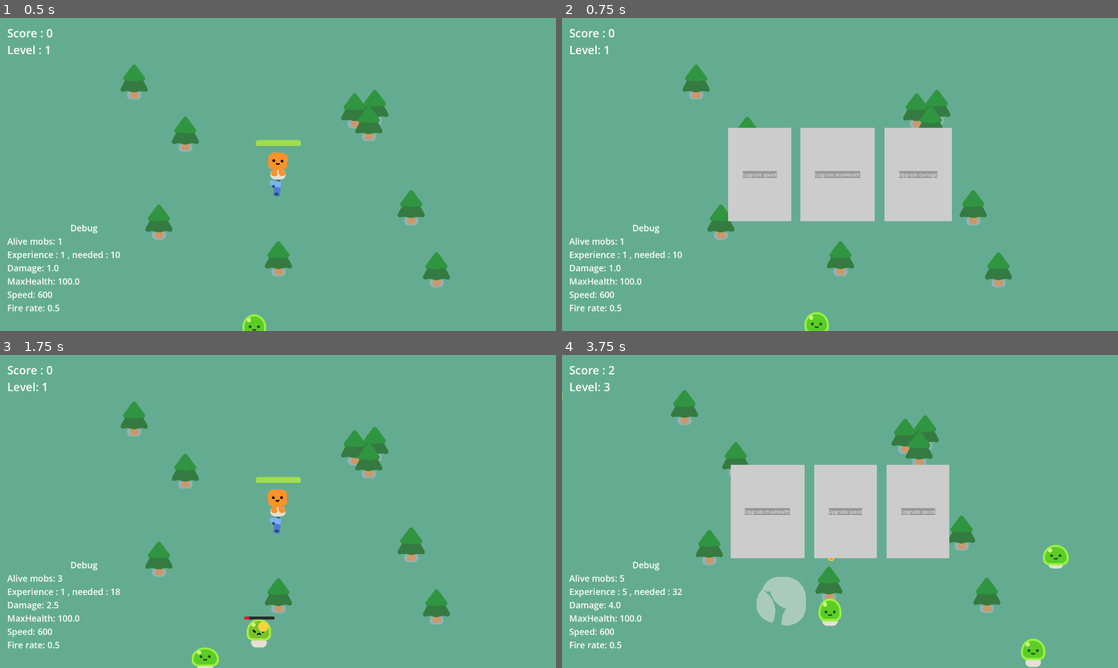
Above: before the commit, frames 1-4 (two rows, left to right).
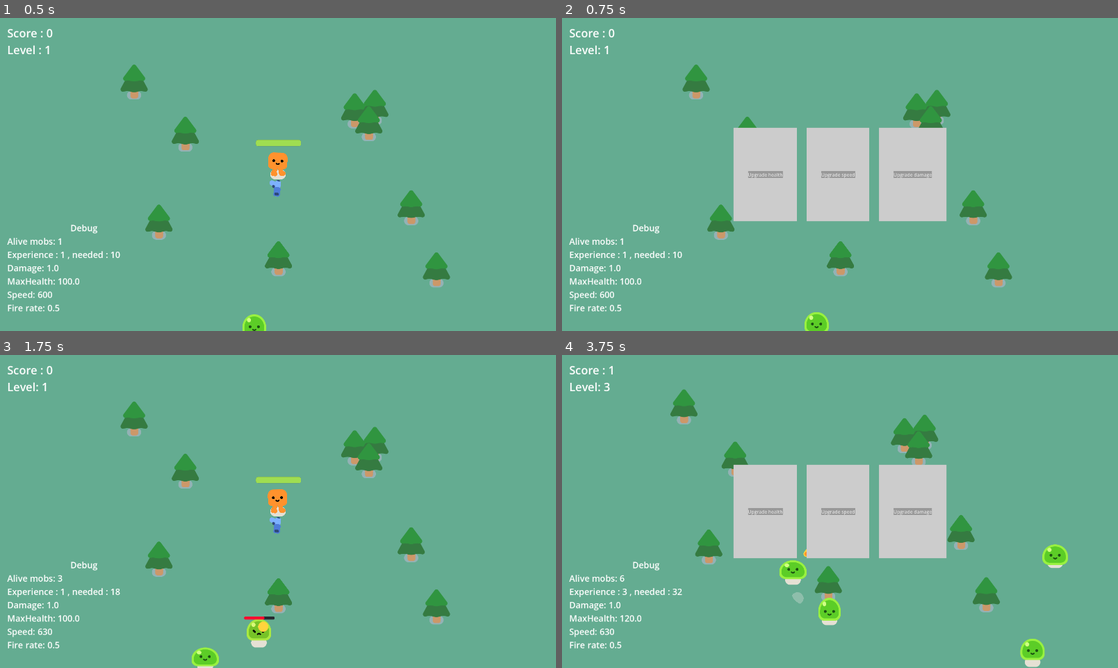
Above: after the commit, the same moments.

Repository: jardelguim/your-first-2d-game-GDQUEST
Game: Godot game, scene res://scenes/game.tscn
Two runs of this game, one before a commit and one after it. Both use one fixed random seed, a clock stepped at 60 frames per second and the inputs below.
Inputs (mouse positions are in pixels of both pictures, inside the frame that each line leads up to):
- Up to frame 1 (0.5 s): no input
- Up to frame 2 (0.75 s): tap Enter (enter) at 0.5, 0.6 s; hold D (move_right) from 0.53 s (still down)
- Up to frame 3 (1.75 s): release D (move_right) at 1.25 s; click "Upgrade speed" at 1.25 s
- Up to frame 4 (3.75 s): hold S (move_down) 2.03-2.75 s; tap Enter (enter) at 2.1, 3.6 s; click (767, 511) at 2.75 s, where only the run after the commit has a clickable "Upgrade health"; hold D (move_right) from 3.53 s (still down)

Frame 1 is identical in both runs. In frame 2, 2.0% of the frame differs, in the area x 29-71%, y 35-65%; in frame 3, less than 0.1%; in frame 4, 4.0%, in the area x 0-92%, y 3-100%.

Commit message:
upgrade system

Diff:
--- a/scenes/hud.tscn
+++ b/scenes/hud.tscn
@@ -47,22 +47,6 @@
 grow_vertical = 2
 theme_override_constants/separation = 33
 
-[node name="UpgradeButton1" type="Button" parent="UpgradeContainer" unique_id=2142544127]
-layout_mode = 2
-size_flags_horizontal = 4
-theme_override_styles/normal = ExtResource("2_5ysmq")
-text = "Upgrade damage"
-
-[node name="UpgradeButton2" type="Button" parent="UpgradeContainer" unique_id=1194538721]
-layout_mode = 2
-theme_override_styles/normal = ExtResource("2_5ysmq")
-text = "Upgrade health"
-
-[node name="UpgradeButton3" type="Button" parent="UpgradeContainer" unique_id=514683087]
-layout_mode = 2
-theme_override_styles/normal = ExtResource("2_5ysmq")
-text = "Upgrade speed"
-
 [node name="LabelContainer" type="VBoxContainer" parent="." unique_id=2028767810]
 layout_mode = 0
 offset_left = 25.0
@@ -81,6 +65,7 @@
 text = "Level : 1"
 
 [node name="PauseMarginContainer" type="MarginContainer" parent="." unique_id=569347867]
+visible = false
 layout_mode = 1
 anchors_preset = 8
 anchor_left = 0.5
@@ -167,8 +152,49 @@
 theme_override_font_sizes/font_size = 30
 text = "Experience : 00 , needed : 00"
 
-[connection signal="pressed" from="UpgradeContainer/UpgradeButton1" to="." method="_on_upgrade_button_1_pressed"]
-[connection signal="pressed" from="UpgradeContainer/UpgradeButton2" to="." method="_on_upgrade_button_2_pressed"]
-[connection signal="pressed" from="UpgradeContainer/UpgradeButton3" to="." method="_on_upgrade_button_3_pressed"]
+[node name="PossibleUpgrades" type="HBoxContainer" parent="." unique_id=158120495]
+layout_mode = 1
+anchors_preset = 7
+anchor_left = 0.5
+anchor_top = 1.0
+anchor_right = 0.5
+anchor_bottom = 1.0
+offset_left = -368.0
+offset_top = 220.0
+offset_right = 368.0
+offset_bottom = 543.00024
+grow_horizontal = 2
+grow_vertical = 0
+theme_override_constants/separation = 33
+
+[node name="DamageButton" type="Button" parent="PossibleUpgrades" unique_id=1111909669]
+unique_name_in_owner = true
+layout_mode = 2
+size_flags_horizontal = 4
+theme_override_styles/normal = ExtResource("2_5ysmq")
+text = "Upgrade damage"
+
+[node name="HealthButton" type="Button" parent="PossibleUpgrades" unique_id=1586593638]
+unique_name_in_owner = true
+layout_mode = 2
+theme_override_styles/normal = ExtResource("2_5ysmq")
+text = "Upgrade health"
+
+[node name="SpeedButton" type="Button" parent="PossibleUpgrades" unique_id=1404099219]
+unique_name_in_owner = true
+layout_mode = 2
+theme_override_styles/normal = ExtResource("2_5ysmq")
+text = "Upgrade speed"
+
+[node name="FireRateButton" type="Button" parent="PossibleUpgrades" unique_id=962697526]
+unique_name_in_owner = true
+layout_mode = 2
+theme_override_styles/normal = ExtResource("2_5ysmq")
+text = "Upgrade fire rate"
+
 [connection signal="pressed" from="PauseMarginContainer/PauseContainer/ResumeButton" to="." method="_on_resume_button_pressed"]
 [connection signal="pressed" from="PauseMarginContainer/PauseContainer/ExitButton" to="." method="_on_exit_button_pressed"]
+[connection signal="pressed" from="PossibleUpgrades/DamageButton" to="." method="_on_damage_button_pressed"]
+[connection signal="pressed" from="PossibleUpgrades/HealthButton" to="." method="_on_health_button_pressed"]
+[connection signal="pressed" from="PossibleUpgrades/SpeedButton" to="." method="_on_speed_button_pressed"]
+[connection signal="pressed" from="PossibleUpgrades/FireRateButton" to="." method="_on_fire_rate_button_pressed"]
--- a/src/hud.gd
+++ b/src/hud.gd
@@ -43,31 +43,34 @@
 func _show_upgrade_list():
 	$UpgradeContainer.show()
 	var button1 = possibleUpgrade.pick_random()
-	$UpgradeContainer/UpgradeButton1.text = "Upgrade " + str(button1)
+	button1.reparent(get_node("UpgradeContainer"))
 	var button2 = possibleUpgrade.pick_random()
-	$UpgradeContainer/UpgradeButton2.text = "Upgrade " + str(button2)
+	button2.reparent(get_node("UpgradeContainer"))
 	var button3 = possibleUpgrade.pick_random()
-	$UpgradeContainer/UpgradeButton3.text = "Upgrade " + str(button3)
+	button3.reparent(get_node("UpgradeContainer"))
 	get_tree().paused = true
 
-# Upgrade buttons
-# 1 - Damage 2 - Health 3 - Speed
+# Upgrades
 
-var possibleUpgrade : Array = [
-	"damage" ,
-	"speed" ,
-	"maxHealth" ,
-	"fireRate"
-]
+@onready var possibleUpgrade : Array = [
+	%DamageButton ,
+	%HealthButton ,
+	%SpeedButton ,
+	%FireRateButton
+	]
 
-func _on_upgrade_button_1_pressed() -> void:
+func _on_damage_button_pressed() -> void:
 	player.damage += 1.5
 	_hide_upgrade_list()
 
-func _on_upgrade_button_2_pressed() -> void:
+func _on_health_button_pressed() -> void:
 	player.maxHealth += 20
 	_hide_upgrade_list()
 
-func _on_upgrade_button_3_pressed() -> void:
+func _on_speed_button_pressed() -> void:
+	player.speed += 30
+	_hide_upgrade_list()
+
+func _on_fire_rate_button_pressed() -> void:
 	player.fireRate -= 0.1
 	_hide_upgrade_list()
